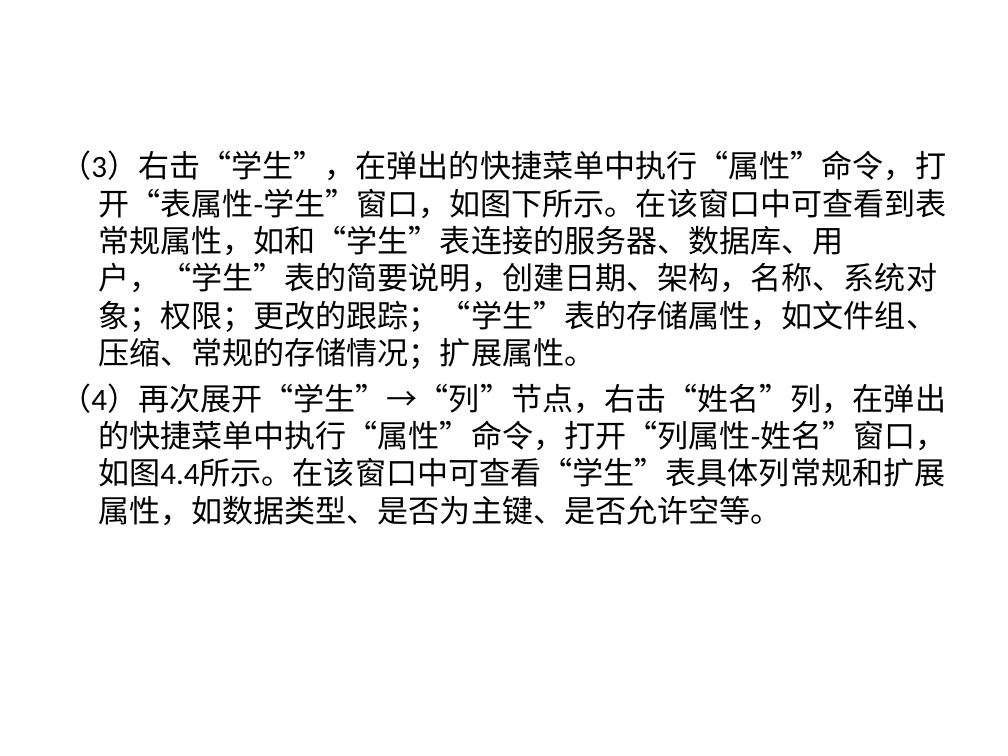
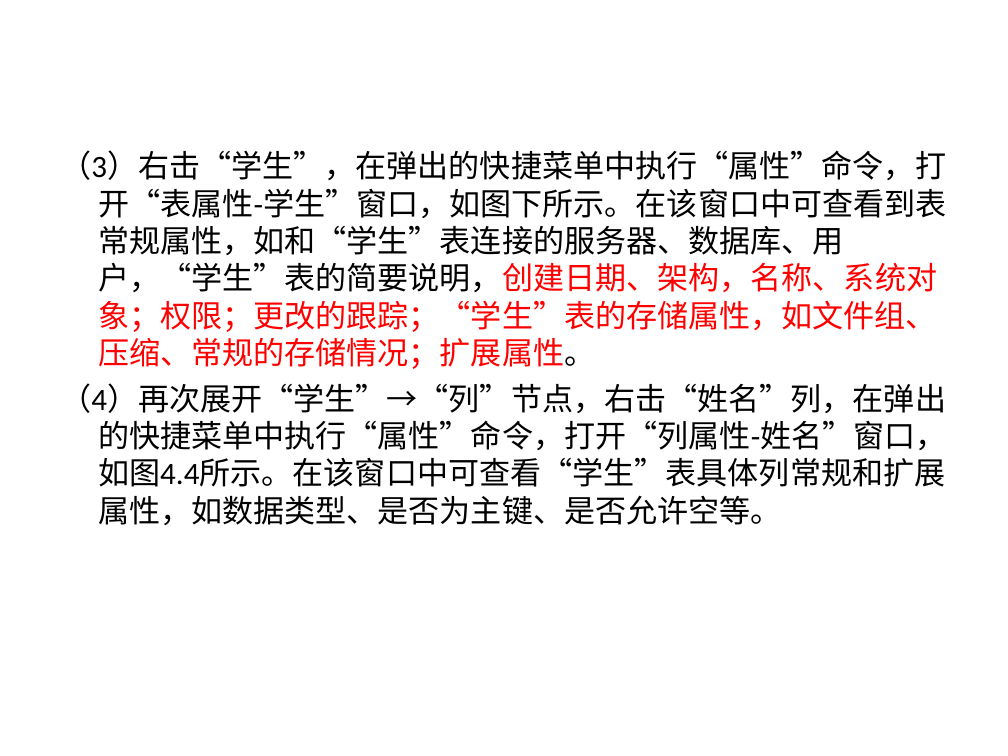
Before and after one commit to yuqingmao2019/MyWorkSpace, a slide deck: slide 52 of 数据库ppt/第4章 .ppt (slide 48 before the commit). Drawn at 1008x756 pixels with LibreOffice and Linux fonts; fonts in the diff are those of the drawing; background and template pictures are left out. Boxes give left, top, right and bottom in pixels: in the first picture for what was removed or moved away, otherwise in the second. Text is boxed around its words. In the diff, an @@ line names an element or a change of style, - is before the commit and + after.

Commit message:
数据库

```diff
--- a/数据库ppt/第4章 .ppt
+++ b/数据库ppt/第4章 .ppt
@@ text at <box>60,150,947,369</box>: text colour #000000 to #FF0000 in "（3）右击“学生”，在弹出的快捷菜单中执行“属性”命令，打开“表属性-学生”窗口，如图下所示。在该窗口中可查看到表常规属 ..." @@
```
Also in this commit, not shown: 6 other slides changed, 5 slides added, 1 other file.
